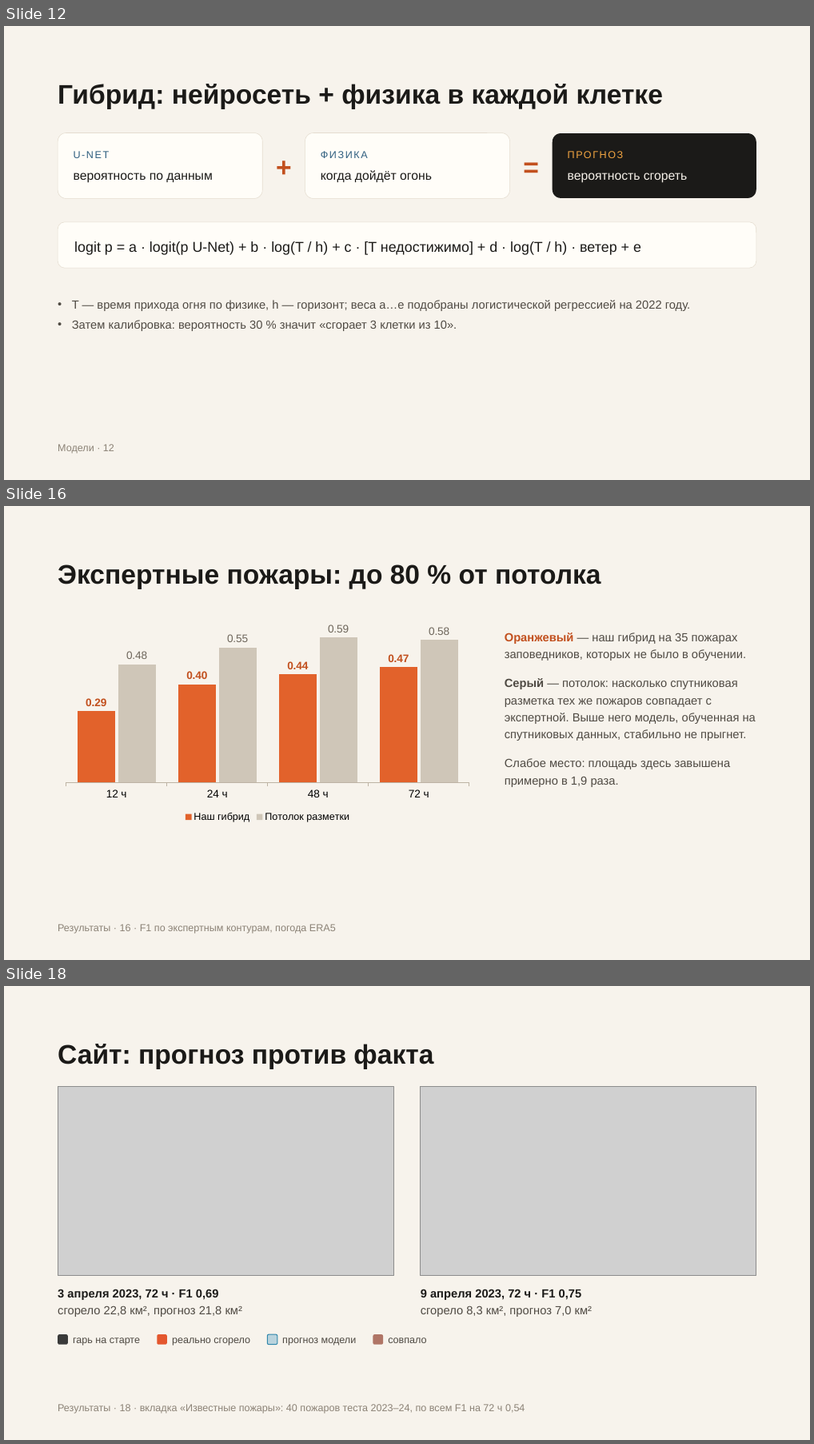
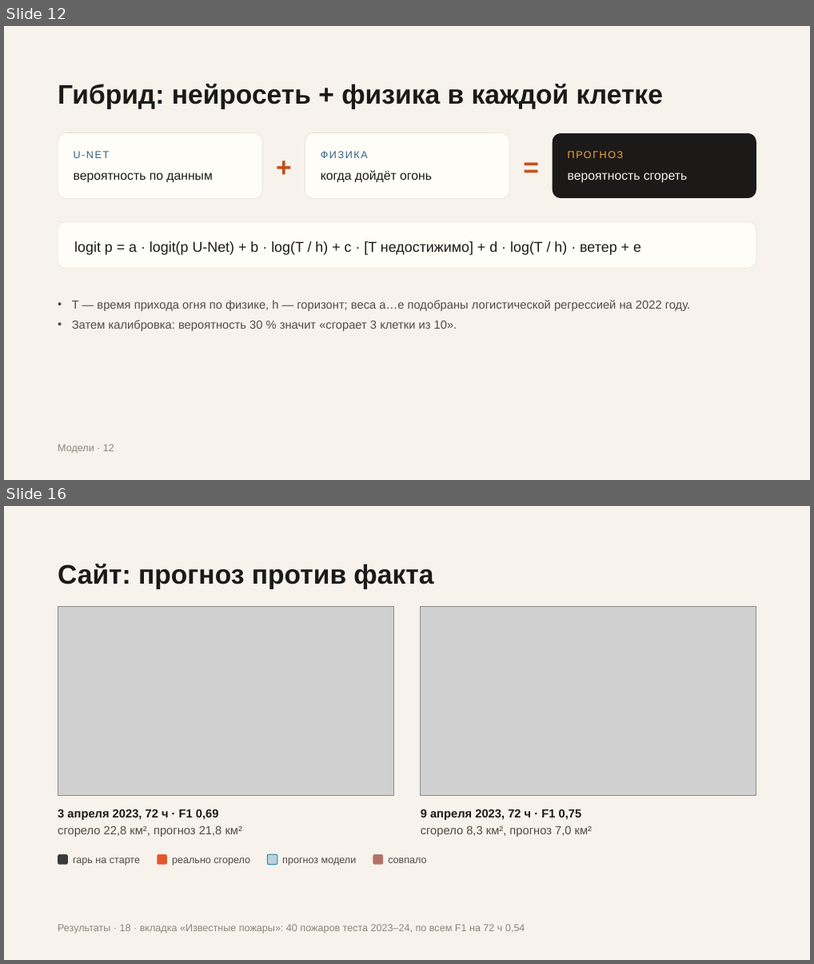
Before and after one commit to Bekabaev/fire_proj, a slide deck: presentation/presentation_editable.pptx. Shown one above the other, each under a label of ours: slides 12, 16 and 18 before the commit, slides 12 and 16 after it; the slides between them are not shown. The pictures are 814x1444 and 814x964 pixels, drawn with LibreOffice and Linux fonts; fonts in the diff are those of the drawing; grey boxes stand for pictures. Boxes give left, top, right and bottom in pixels: in the first picture for what was removed or moved away, otherwise in the second. Text is boxed around its words. In the diff, an @@ line names an element or a change of style, - is before the commit and + after.

```diff
--- a/presentation/presentation_editable.pptx
+++ b/presentation/presentation_editable.pptx
@@ slide 16 removed at (4,506,810,960), background #F7F3EC @@
@@ text removed at (58,564,602,589) @@
-Экспертные пожары: до 80 % от потолка
@@ column chart removed at (58,607,478,825) @@
-categories: 12 ч, 24 ч, 48 ч, 72 ч
-Наш гибрид: 0.29, 0.4, 0.44, 0.47
-Потолок разметки: 0.48, 0.55, 0.59, 0.58
@@ text removed at (505,632,746,660) @@
-Оранжевый — наш гибрид на 35 пожарах заповедников, которых не было в обучении.
@@ text removed at (505,678,756,740) @@
-Серый — потолок: насколько спутниковая разметка тех же пожаров совпадает с экспертной. Выше него модель, обученная на спутниковых данных, стабильно не прыгнет.
@@ text removed at (505,758,731,787) @@
-Слабое место: площадь здесь завышена примерно в 1,9 раза.
@@ text removed at (58,924,336,933) @@
-Результаты · 16 · F1 по экспертным контурам, погода ERA5
@@ what was slide 18 is now slide 16 @@
```
Also in this commit, not shown: 7 slides changed, 1 other slide removed, 7 other files.
